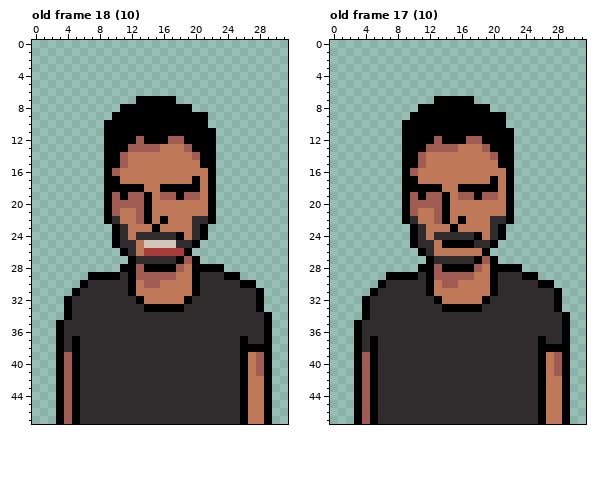
Pixel-art file, stored at res/ase/customers.aseprite. This is how it looked before the edit.
32x48 pixels, 28 frames. Shown: old frame 18 (10), old frame 17 (10).
Now the later version:
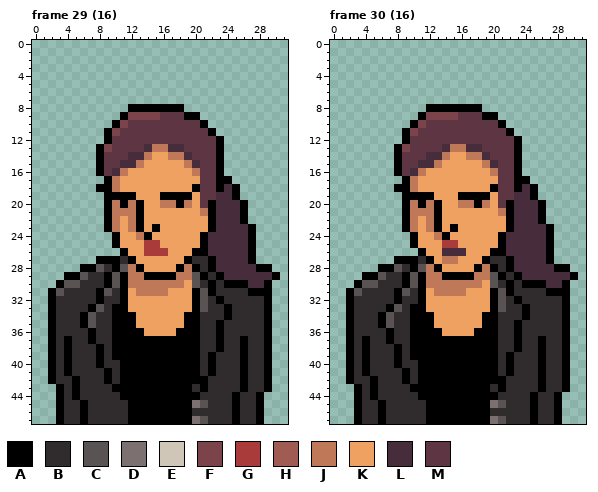
Palette (. is transparent): A #000000  B #302c2e  C #5a5353  D #7d7071  E #cfc6b8  F #7a444a  G #a93b3b  H #a05b53  J #bf7958  K #eea160  L #472d3c  M #5e3643
A new or re-ordered frame is compared with the old frame closest to it.
The edit:
frames 28 -> 30
Changed rows in their new state; - is an unchanged pixel.
Frame 29 (16) is new; against old frame 18 (10), layer "Base layer":
first column x 2:
 7 -----------.....-------------
 8 ---------.-------.-----------
 9 --------.-FFFFMMM--.---------
10 -------.-FMMMMMMMMM----------
11 --------FMMMMMMMMMMM---------
12 --------MMMMMMMMMMMMMA-------
13 ------AFMMMMLJ-LLMMMMA-------
14 ------AMMMLL-KK--LMMMA-------
15 ------AMMLL-KKKKK-LMMA-------
16 ------AML-KKKKKKKK-MMA-------
17 --------JKKKKKKKKKKMMAA------
18 ------A-JKKKKKKKKK-MMALA-----
19 --------A-AKKKAA-AKMMLLA-----
20 --------JAJAKK--A-KM-LLLA----
21 --------J--AKKKKKKK--LLLA----
22 --------JK-AKKKKKKKK-LLLA----
23 -------AJK-AK-KKKKKKALLLLA---
24 ---------KKJAKKKKKK-LLLLLA---
25 ---------KKKGGKKKKKALLLLLA---
26 ----------KK---KKKAALLLLLA---
27 ------AAAB-KKKKKKABBALLLLA---
28 ----AACBACJAKKKKA--B-LLLLLAA-
29 --AACBB-CAJJAAAA--CA-ALLLLLLA
30 -ACCB--ACAJ-JJ---KC-A-AA-LLA-
31 ACBB--AC-AK----KKK-CA----A-A-
32 ABB---A--AKKKKKKKKAC-A----BA-
33 ABB--AC-AAKKKKKKKKAC--A---BA-
34 ABB-AC--AAAKKKKKKAA---A------
35 AB--AC--AAAKKKKKKAA--A-------
36 AB---A--AAAAKKKKAAA--A-------
37 ABAB-A--AAAAAAAAAAA--A-------
38 ABAB--A-AAAAAAAAAAA--A---BB--
39 ABAB--A-AAAAAAAAAAA-A----BB--
40 ABAB--A--AAAAAAAAAA-A----BB--
41 ABAB---A-AAAAAAAAAA-A----BB--
42 ABB----A-AAAAAAAAAAA-----BB--
43 --B-----AAAAAAAAAA-A-----BB--
44 --B------AAAAAAAAAA----ABBA.-
45 --BBA-----AAAAAAAADC---ABBA.-
46 --BBA-----AAAAAAAA-----ABBA.-
47 --BBA-----AAAAAAAADC---ABBA.-
Frame 30 (16) is new; against old frame 17 (10), layer "Base layer":
first column x 2:
 7 -----------.....-------------
 8 ---------.-------.-----------
 9 --------.-FFFFMMM--.---------
10 -------.-FMMMMMMMMM----------
11 --------FMMMMMMMMMMM---------
12 --------MMMMMMMMMMMMMA-------
13 ------AFMMMMLJ-LLMMMMA-------
14 ------AMMMLL-KK--LMMMA-------
15 ------AMMLL-KKKKK-LMMA-------
16 ------AML-KKKKKKKK-MMA-------
17 --------JKKKKKKKKKKMMAA------
18 ------A-JKKKKKKKKK-MMALA-----
19 --------A-AKKKAA-AKMMLLA-----
20 --------JAJAKK--A-KM-LLLA----
21 --------J--AKKKKKKK--LLLA----
22 --------JK-AKKKKKKKK-LLLA----
23 -------AJK-AK-KKKKKKALLLLA---
24 ---------KKJAKKKKKK-LLLLLA---
25 ---------KKKGGKKKKKALLLLLA---
26 ----------KKLLLKKKAALLLLLA---
27 ------AAAB-KJJKKKABBALLLLA---
28 ----AACBACJAKKKKA--B-LLLLLAA-
29 --AACBB-CAJJAAAA--CA-ALLLLLLA
30 -ACCB--ACAJ-JJ---KC-A-AA-LLA-
31 ACBB--AC-AK----KKK-CA----A-A-
32 ABB---A--AKKKKKKKKAC-A----BA-
33 ABB--AC-AAKKKKKKKKAC--A---BA-
34 ABB-AC--AAAKKKKKKAA---A------
35 AB--AC--AAAKKKKKKAA--A-------
36 AB---A--AAAAKKKKAAA--A-------
37 ABAB-A--AAAAAAAAAAA--A-------
38 ABAB--A-AAAAAAAAAAA--A---BB--
39 ABAB--A-AAAAAAAAAAA-A----BB--
40 ABAB--A--AAAAAAAAAA-A----BB--
41 ABAB---A-AAAAAAAAAA-A----BB--
42 ABB----A-AAAAAAAAAAA-----BB--
43 --B-----AAAAAAAAAA-A-----BB--
44 --B------AAAAAAAAAA----ABBA.-
45 --BBA-----AAAAAAAADC---ABBA.-
46 --BBA-----AAAAAAAA-----ABBA.-
47 --BBA-----AAAAAAAADC---ABBA.-
